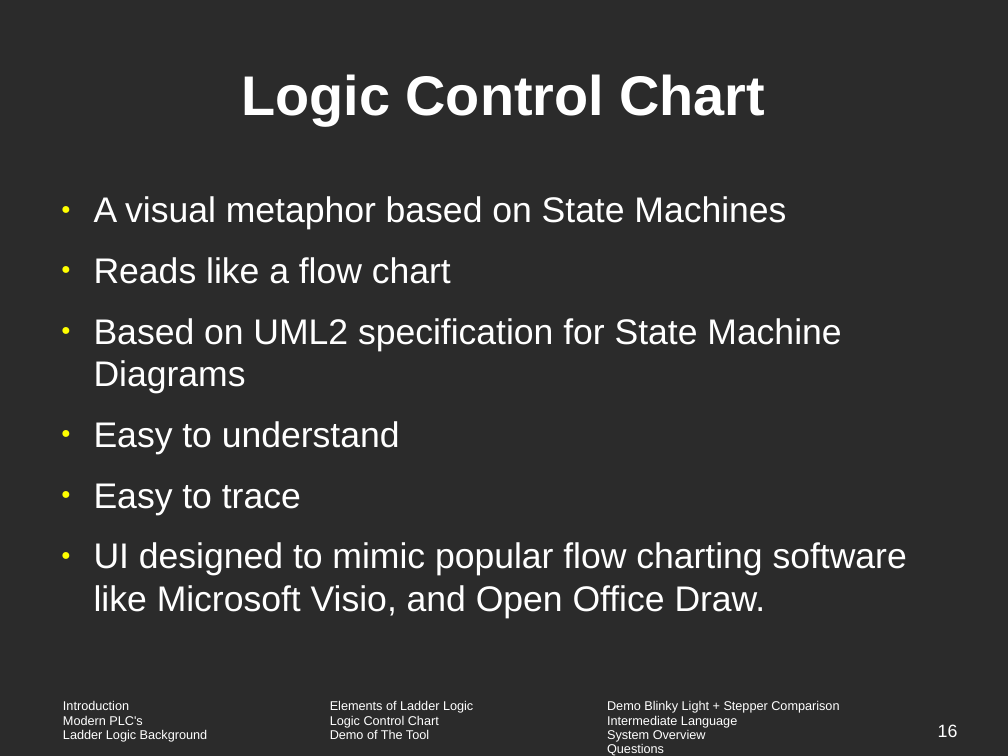
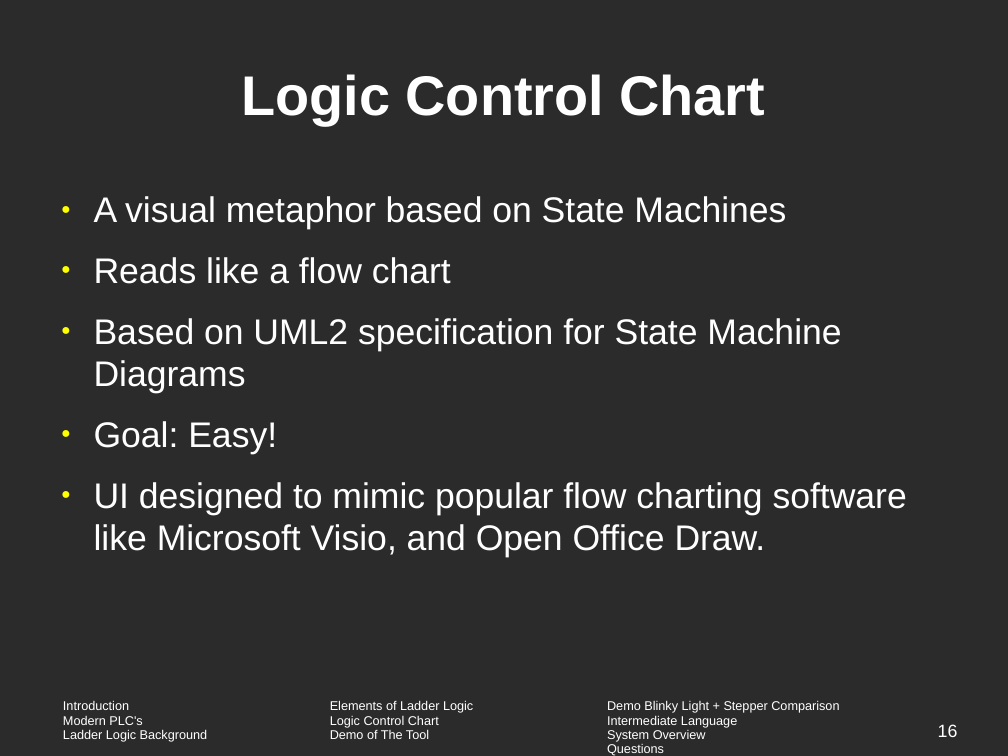
Before and after one commit to vortex-5/plcthesis, a slide deck: slide 16 of presentation/defense.odp. Drawn at 1008x756 pixels with LibreOffice and Linux fonts; fonts in the diff are those of the drawing; background and template pictures are left out; a plain dark background stands for a picture behind light text. Boxes give left, top, right and bottom in pixels: in the first picture for what was removed or moved away, otherwise in the second. Text is boxed around its words. In the diff, an @@ line names an element or a change of style, - is before the commit and + after.

```diff
--- a/presentation/defense.odp
+++ b/presentation/defense.odp
@@ text at <box>94,421,277,454</box>: text changed @@
-● Easy to understand
-● Easy to trace
+● Goal: Easy!
```
Also in this commit, not shown: 11 other slides changed, 1 slide added.
